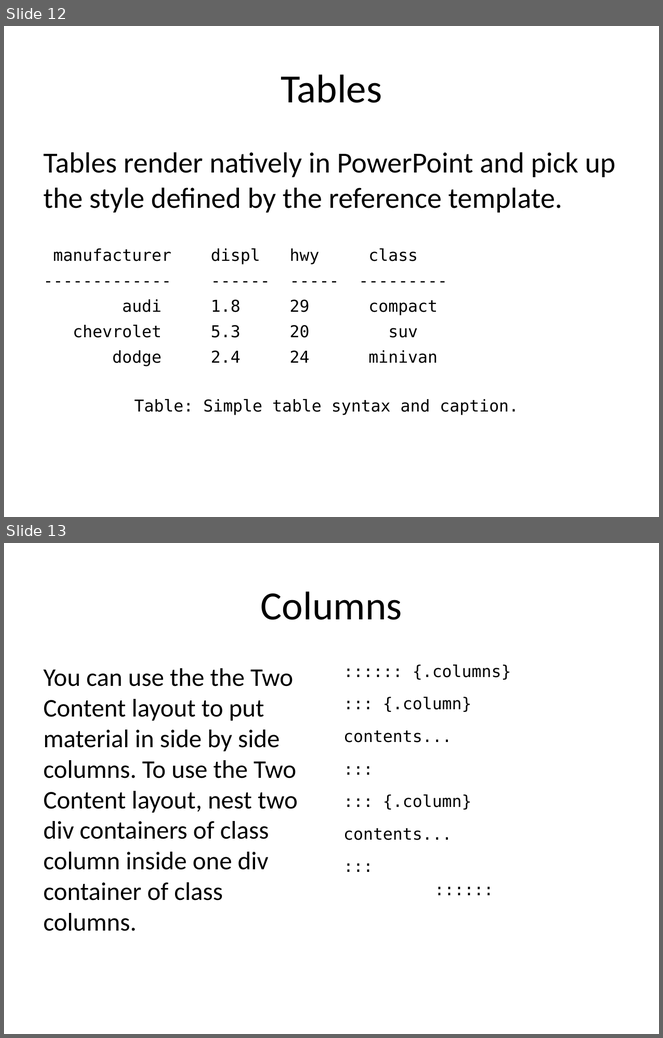
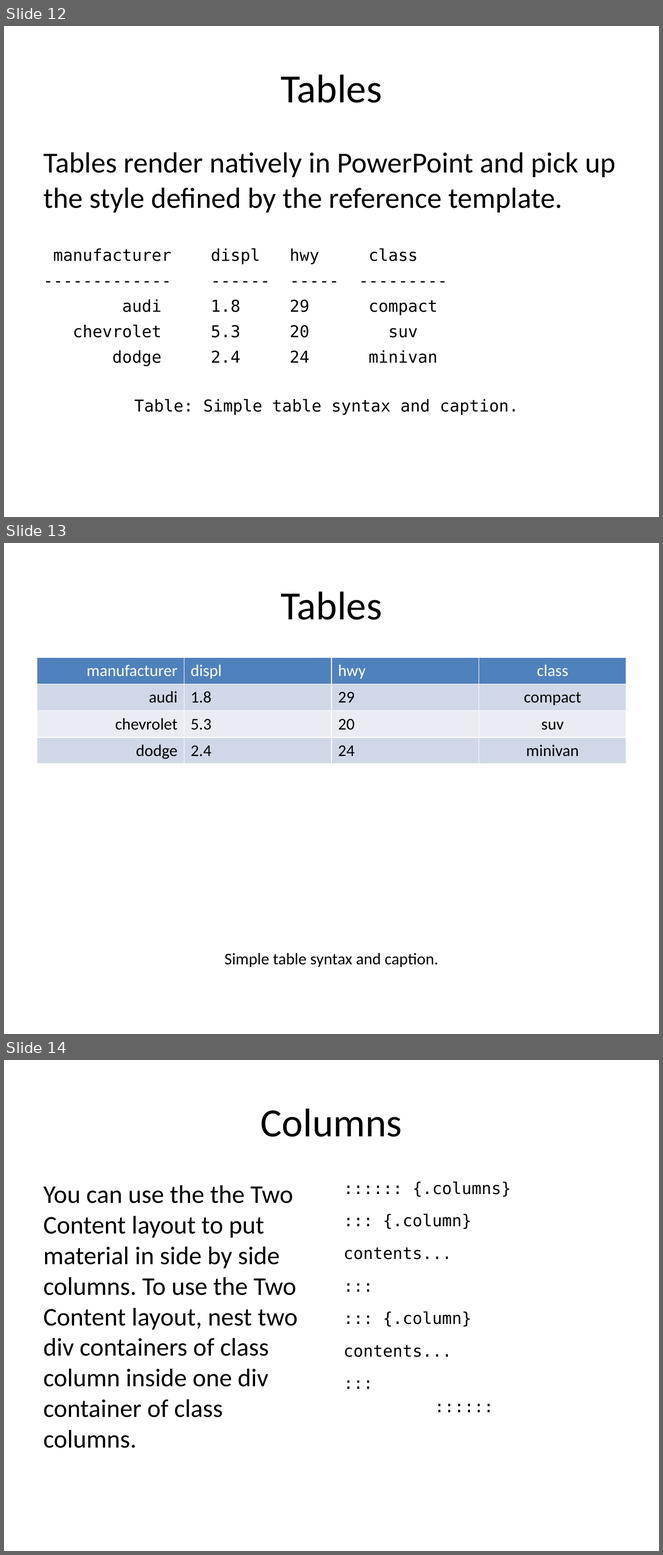
Before and after one commit to sol-eng/powerpoint, a slide deck: webinar/demos/markdown/markdown-features.pptx. Shown one above the other, each under a label of ours: slides 12 and 13 before the commit, slides 12, 13 and 14 after it. The pictures are 663x1038 and 663x1555 pixels, drawn with LibreOffice and Linux fonts; fonts in the diff are those of the drawing. Boxes give left, top, right and bottom in pixels: in the first picture for what was removed or moved away, otherwise in the second. Text is boxed around its words. In the diff, an @@ line names an element or a change of style, - is before the commit and + after.

```diff
--- a/webinar/demos/markdown/markdown-features.pptx
+++ b/webinar/demos/markdown/markdown-features.pptx
@@ slide 13 added at <box>4,543,659,1034</box>, background #FFFFFF @@
@@ title added at <box>281,591,382,620</box>, 44 pt, text #000000 @@
+Tables
@@ table added at <box>37,657,626,945</box>, 4 rows, 4 columns @@
+manufacturer | displ | hwy | class
+audi | 1.8 | 29 | compact
+chevrolet | 5.3 | 20 | suv
+dodge | 2.4 | 24 | minivan
@@ text added at <box>224,953,438,967</box>, 18 pt, text #000000 @@
+Simple table syntax and caption.
@@ what was slide 13 is now slide 14 @@
```
Also in this commit, not shown: 7 other files.
